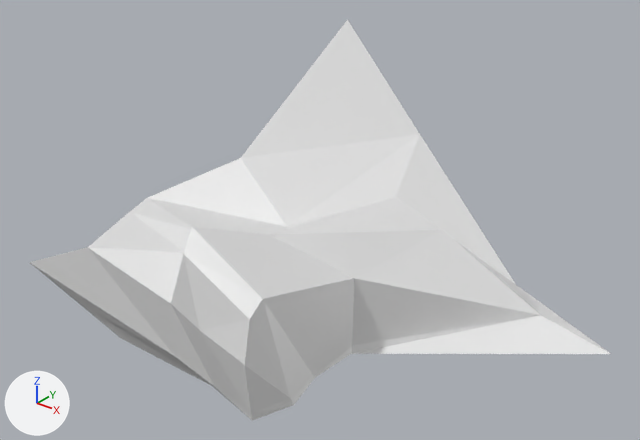
The Blender file Assets/Art/blender/EnviromentStone1.blend: old version first, new version second.
Before and after are seen from a camera (50 mm lens) standing at (5.2, -5.54, 4.93) and looking at (0.11, 0.82, 0.99). The lights are fixed; the arrows at lower left show +X, +Y and +Z.

Before the edit, the objects in view are built like this:
```python
me_cube = bpy.data.meshes.new('Cube')
me_cube.from_pydata(...)  # 56 vertices, 49 faces; spans x -2.26..3.05, y -1.3..3.51, z -0.96..1.81
me_cube.materials.append(mat_material)  # white #e7e7e7
ob_cube = bpy.data.objects.new('Cube', me_cube)
ob_cube.location = (0.0, 0.0, 0.0)
ob_cube.rotation_euler = (0.131, 0.118, -0.0898)  # degrees (7.5, 6.8, -5.1)
ob_cube.scale = (0.958, 0.958, 0.958)
```
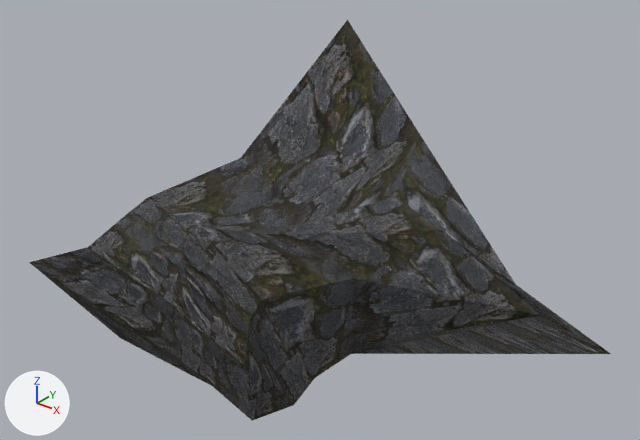
Pixel boxes (x1, y1, x2, y2) of what changed, in the pictures (640 x 440 px):
'Cube', recoloured (white to grey): (29, 20, 611, 421) in both

The edits, one by one:
Picture 'StoneWall03_1K_Normal.png' (img_stonewall03_1k_normal_png) is new.
Picture 'StoneWall03_1K_Roughness.png' (img_stonewall03_1k_roughness_png) is new.
Picture 'StoneWall03_1K_Height.png' (img_stonewall03_1k_height_png) is new.
Picture 'StoneWall03_1K_BaseColor.png' (img_stonewall03_1k_basecolor_png) is new.
Material 'StonewithMoss' (mat_stonewithmoss) is new.
Uses the picture img_stonewall03_1k_basecolor_png.
Uses the picture img_stonewall03_1k_height_png.
Uses the picture img_stonewall03_1k_normal_png.
Uses the picture img_stonewall03_1k_roughness_png.
me_cube has 56 vertices, 49 faces and spans x -2.26..3.05, y -1.3..3.51, z -0.96..1.81.
me_cube no longer uses material mat_material (white #e7e7e7).
me_cube now uses material mat_stonewithmoss.
